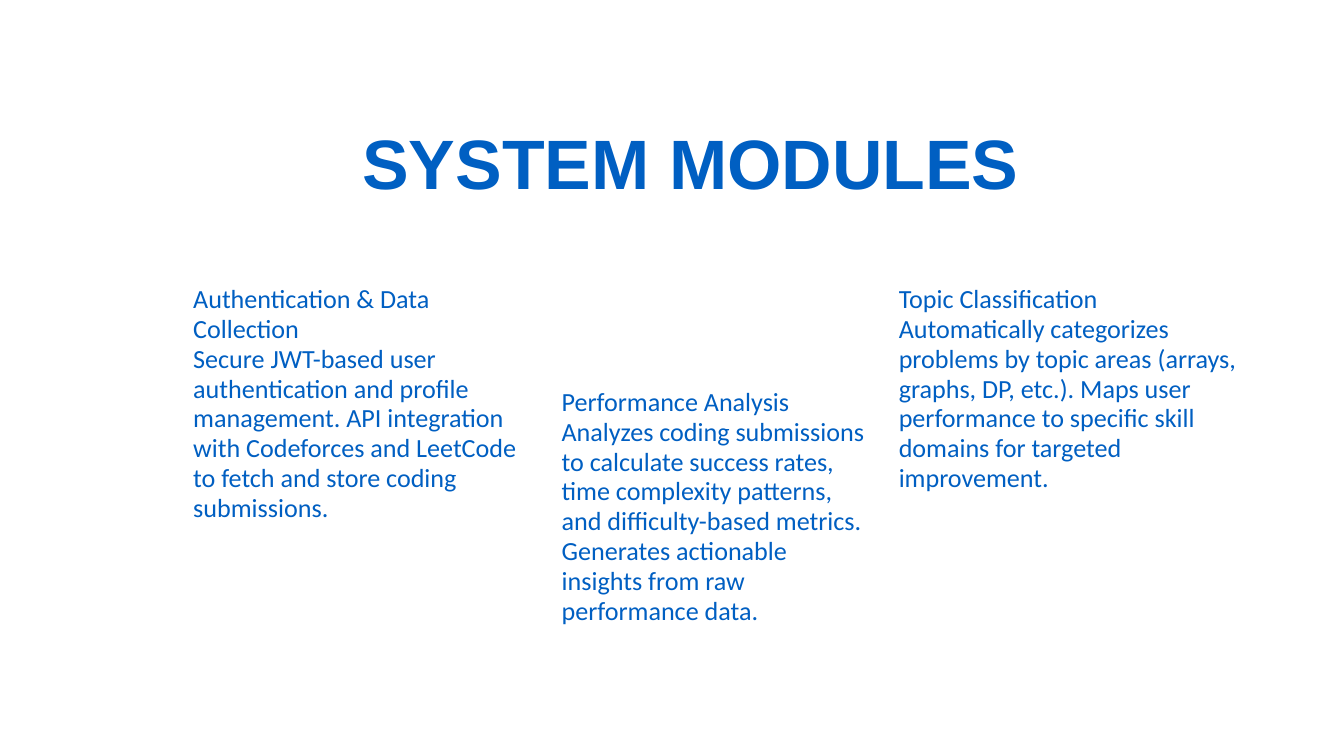
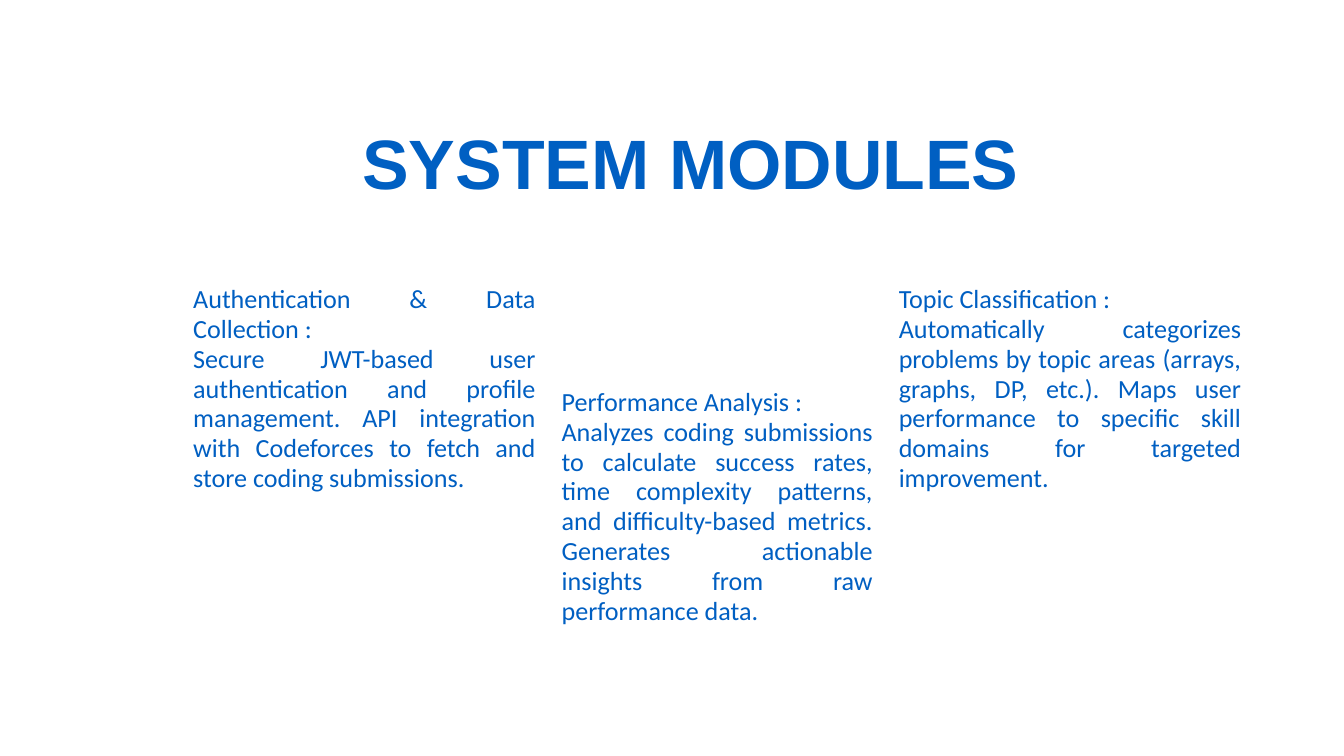
Before and after one commit to Badhon1401/SPL-3, a slide deck: slide 7 of codepulse-documentation/CodePulse.pptx (slide 9 before the commit). Drawn at 1344x756 pixels with LibreOffice and Linux fonts; fonts in the diff are those of the drawing. Boxes give left, top, right and bottom in pixels: in the first picture for what was removed or moved away, otherwise in the second. Text is boxed around its words. In the diff, an @@ line names an element or a change of style, - is before the commit and + after.

```diff
--- a/codepulse-documentation/CodePulse.pptx
+++ b/codepulse-documentation/CodePulse.pptx
@@ text at (193,290,535,492): text changed @@
-Authentication & Data Collection
-Secure JWT-based user authentication and profile management. API integration with Codeforces and LeetCode to fetch and store coding submissions.
+Authentication & Data Collection :
+Secure JWT-based user authentication and profile management. API integration with Codeforces to fetch and store coding submissions.
@@ text at (899,320,1241,492): alignment left to justified @@
@@ text at (562,423,873,625): alignment left to justified @@
```
Also in this commit, not shown: 8 other slides changed, 1 slide added, 8 slides removed.
